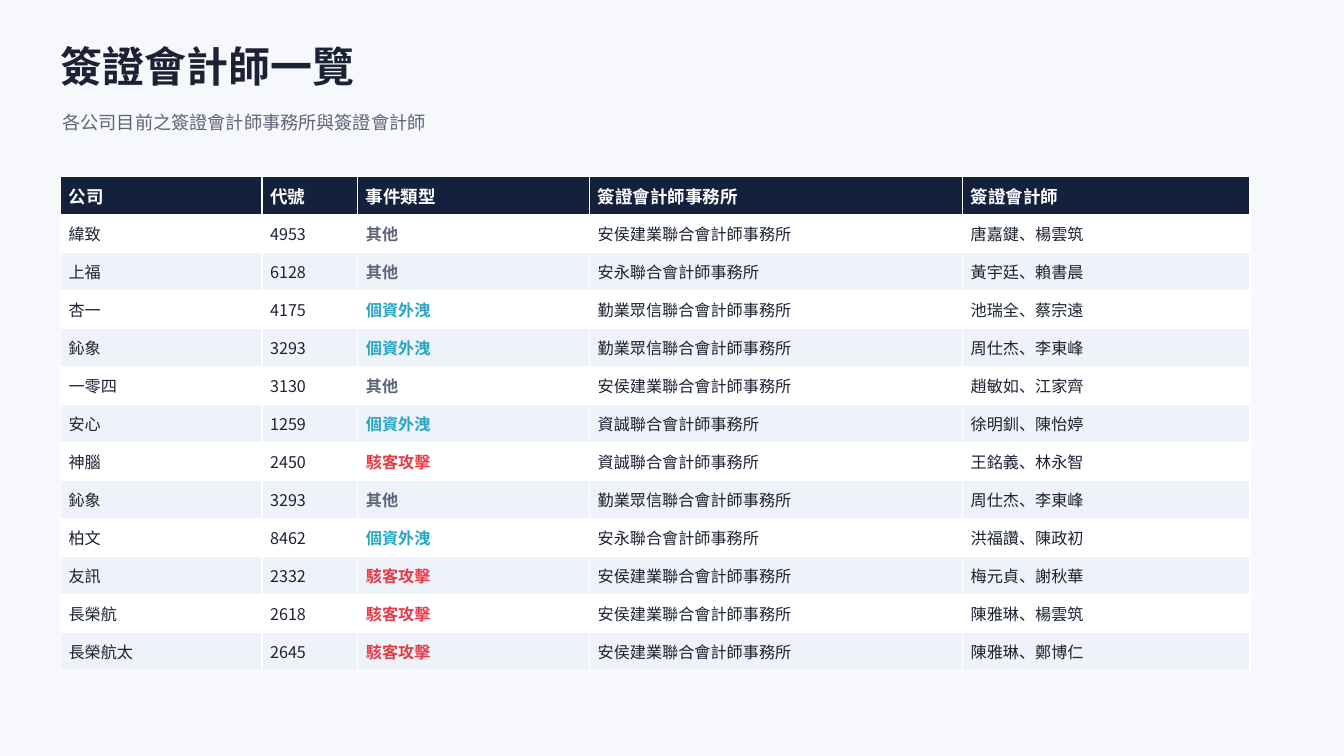
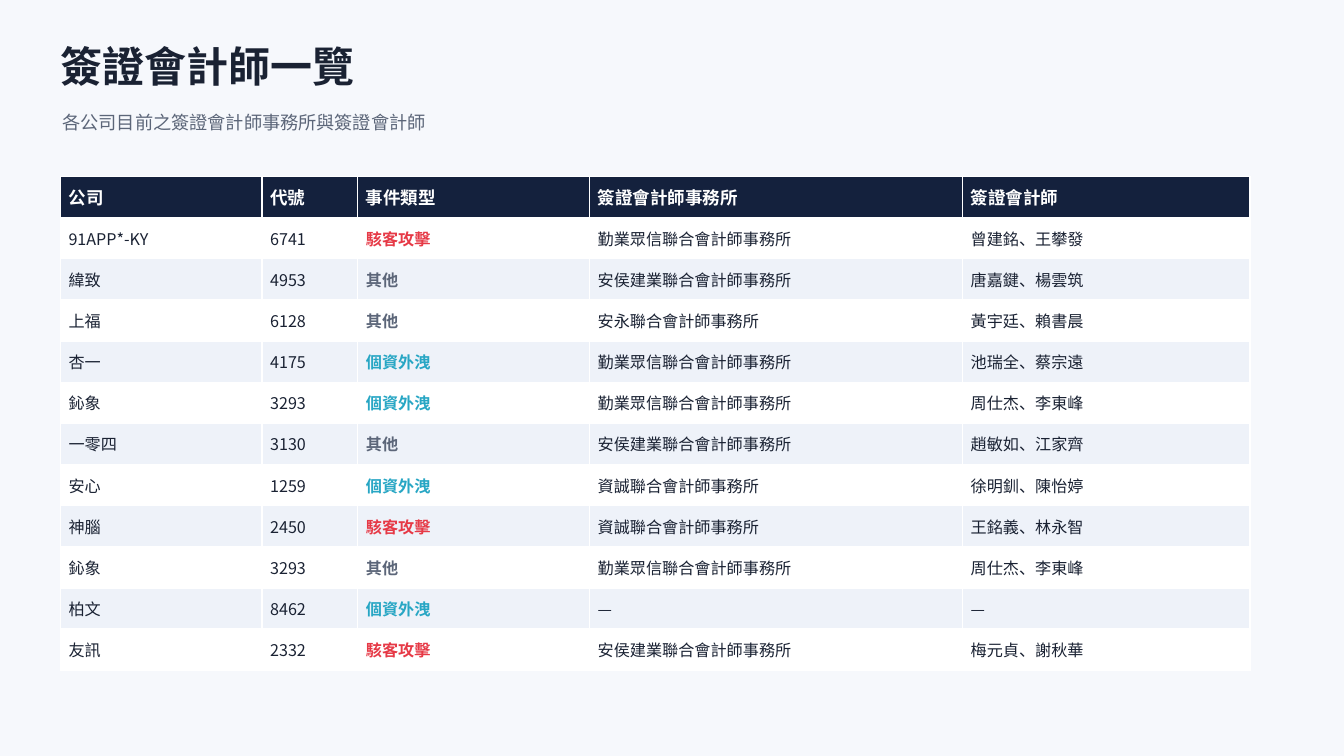
Before and after one commit to Johnnylin77/mops-isec-monitor, a slide deck: slide 4 of 資安事件因應分析.pptx. Drawn at 1344x756 pixels with LibreOffice and Linux fonts; fonts in the diff are those of the drawing. Boxes give left, top, right and bottom in pixels: in the first picture for what was removed or moved away, otherwise in the second. Text is boxed around its words. In the diff, an @@ line names an element or a change of style, - is before the commit and + after.

```diff
--- a/資安事件因應分析.pptx
+++ b/資安事件因應分析.pptx
@@ table at (x1=60, y1=176, x2=1250, y2=670) @@
+row 2: 91APP*-KY | 6741 | 駭客攻擊 | 勤業眾信聯合會計師事務所 | 曾建銘、王攀發
-row 11, column 4: 安永聯合會計師事務所
+row 11, column 4: —
-row 11, column 5: 洪福讚、陳政初
+row 11, column 5: —
-row 12: 長榮航 | 2618 | 駭客攻擊 | 安侯建業聯合會計師事務所 | 陳雅琳、楊雲筑
-row 13: 長榮航太 | 2645 | 駭客攻擊 | 安侯建業聯合會計師事務所 | 陳雅琳、鄭博仁
```
Also in this commit, not shown: 6 other slides changed, 2 other files.
